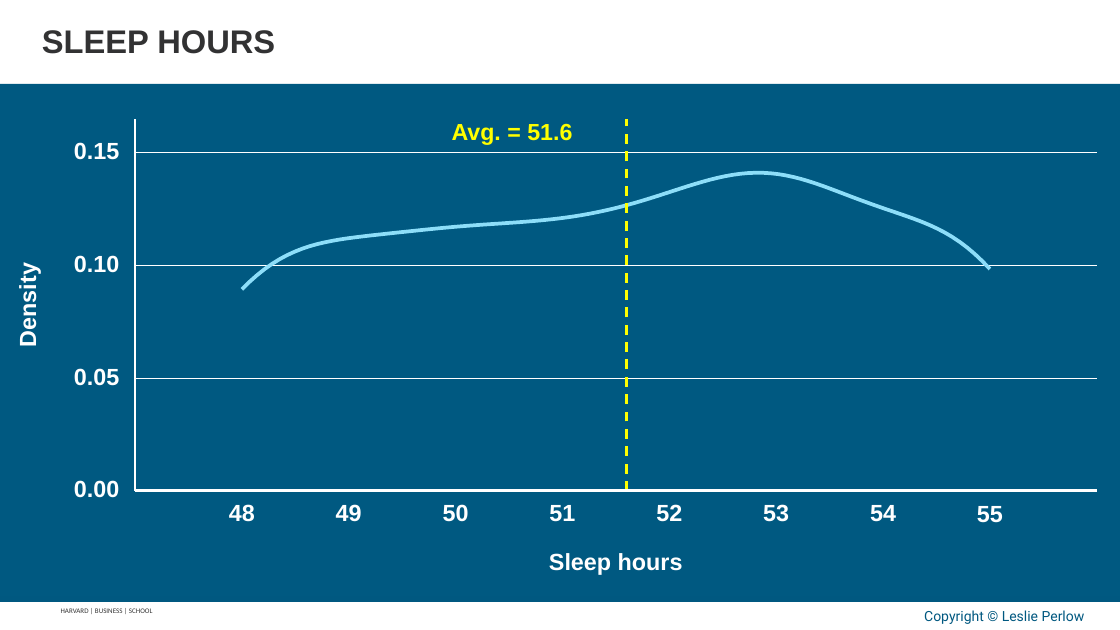
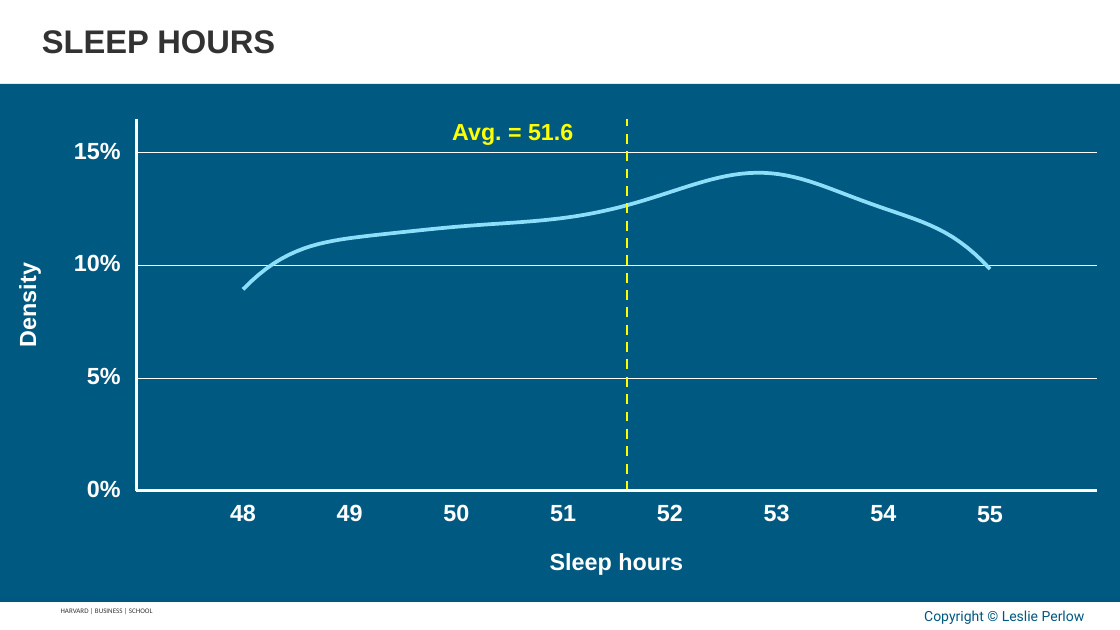
Before and after one commit to APPLITICS/lifematrix-deck-automation, a slide deck: slide 14 of outputs/generated_slides.pptx. Drawn at 1120x630 pixels with LibreOffice and Linux fonts; fonts in the diff are those of the drawing; background and template pictures are left out. Boxes give left, top, right and bottom in pixels: in the first picture for what was removed or moved away, otherwise in the second. Text is boxed around its words. In the diff, an @@ line names an element or a change of style, - is before the commit and + after.

```diff
--- a/outputs/generated_slides.pptx
+++ b/outputs/generated_slides.pptx
@@ outline redrawn in 4 elements at [136, 378, 1096, 378], [136, 266, 1096, 266], [136, 153, 1096, 153], [136, 119, 136, 492] @@
@@ text at [74, 142, 121, 160]: text changed @@
-0.15
+15%
@@ text at [74, 254, 121, 272]: text changed @@
-0.10
+10%
@@ text removed at [74, 368, 119, 386] @@
-0.05
@@ text added at [87, 367, 121, 385], 20 pt, text #FFFFFF, bold @@
+5%
@@ text at [87, 480, 121, 498]: text changed @@
-0.00
+0%
```
Also in this commit, not shown: 19 other slides changed, 4 other files.
